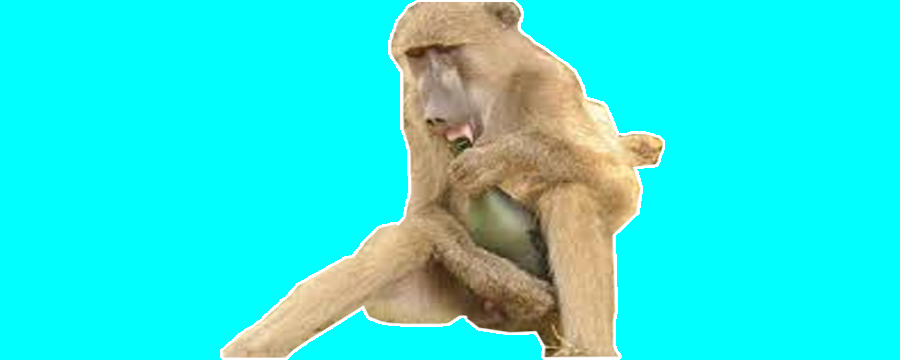
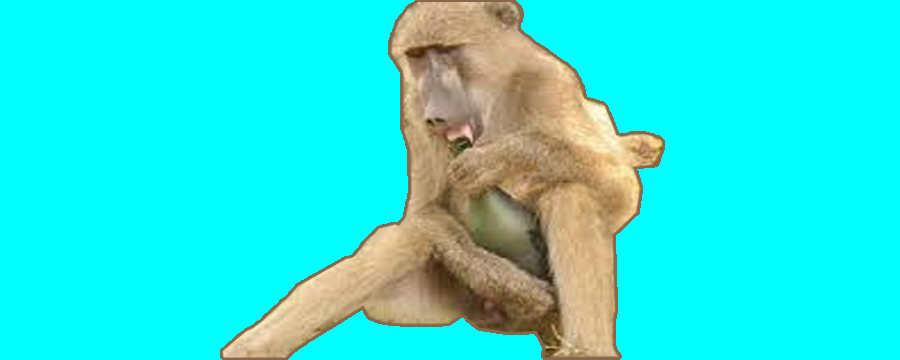
Layer changes from the first 900 × 360 image to the second:
painted on "圖層 2" over [220, 0, 665, 360]
